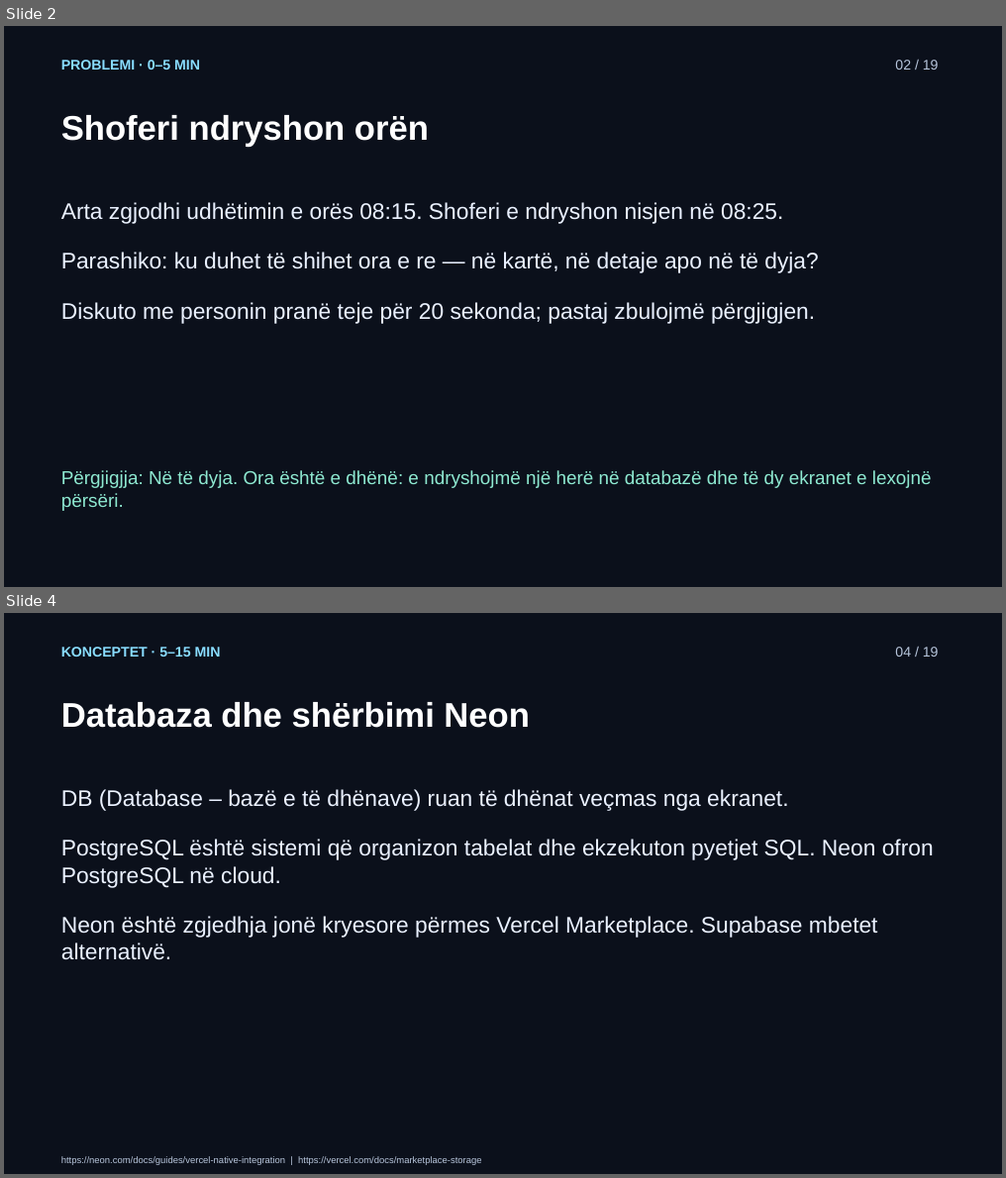
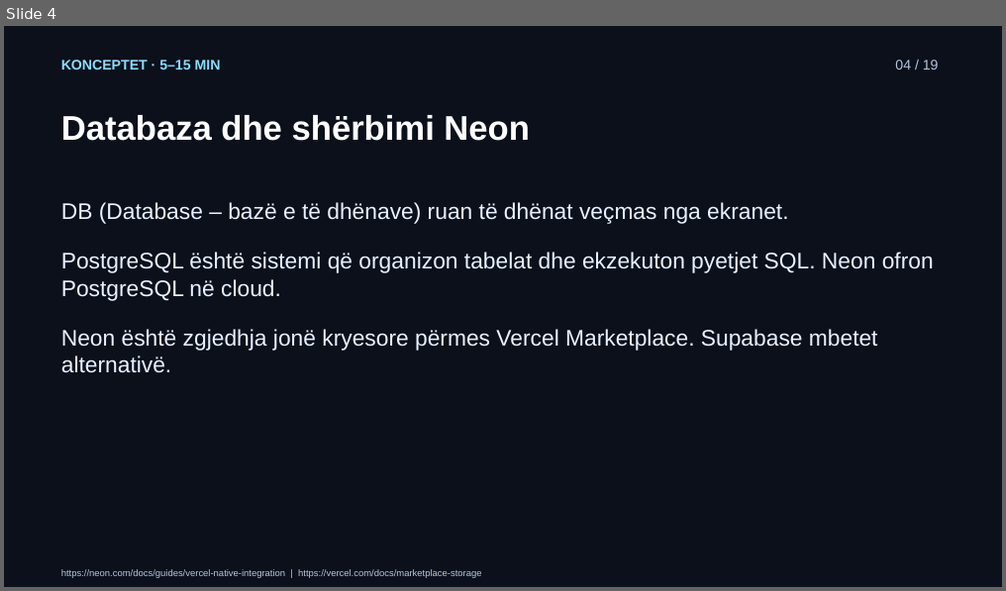
Before and after one commit to arbenl/arbenl.github.io, a slide deck: lendet/2026-2027/mobile/lectures/ligjerata-04-neon-postgresql-rideshare-2026.pptx. Shown one above the other, each under a label of ours: slides 2 and 4 before the commit, slide 4 after it; the slides between them are not shown. The pictures are 1006x1178 and 1006x591 pixels, drawn with LibreOffice and Linux fonts; fonts in the diff are those of the drawing. Boxes give left, top, right and bottom in pixels: in the first picture for what was removed or moved away, otherwise in the second. Text is boxed around its words. In the diff, an @@ line names an element or a change of style, - is before the commit and + after.

```diff
--- a/lendet/2026-2027/mobile/lectures/ligjerata-04-neon-postgresql-rideshare-2026.pptx
+++ b/lendet/2026-2027/mobile/lectures/ligjerata-04-neon-postgresql-rideshare-2026.pptx
@@ slide 2 removed at bbox=[4, 26, 1002, 587], background #0B101B @@
@@ text removed at bbox=[61, 60, 200, 70] @@
-PROBLEMI · 0–5 MIN
@@ text removed at bbox=[895, 60, 939, 70] @@
-02 / 19
@@ text removed at bbox=[61, 115, 429, 147] @@
-Shoferi ndryshon orën
@@ text removed at bbox=[61, 202, 818, 323] @@
-Arta zgjodhi udhëtimin e orës 08:15. Shoferi e ndryshon nisjen në 08:25.
-Parashiko: ku duhet të shihet ora e re — në kartë, në detaje apo në të dyja?
-Diskuto me personin pranë teje për 20 sekonda; pastaj zbulojmë përgjigjen.
@@ text removed at bbox=[61, 471, 932, 511] @@
-Përgjigjja: Në të dyja. Ora është e dhënë: e ndryshojmë një herë në databazë dhe të dy ekranet e lexojnë përsëri.
```
Also in this commit, not shown: 1 slide changed, 3 slides added, 2 other slides removed, 15 other files.
